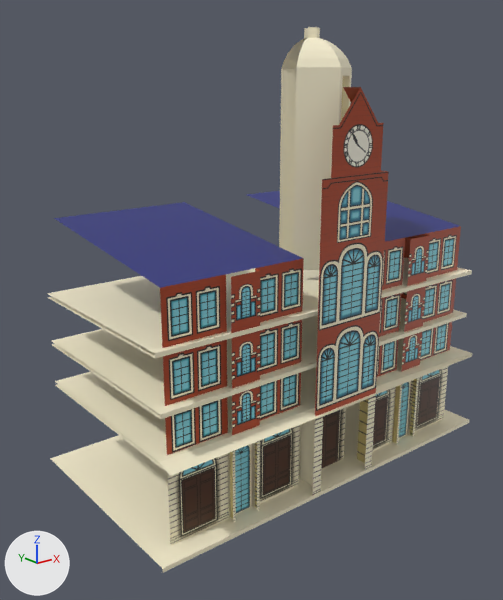
The FBX model Assets/Eric/3D/PostOfficeAdjusted.fbx as it was, and as the next commit left it.
Camera for both pictures: a 50 mm lens placed at (-10.75, -14.95, 9.1), pointed at (-0.61, -2.28, 4.03). Every picture has the same lights, and +X, +Y and +Z are marked at lower left. Where no turn or scale is listed for an object, it has been applied to the vertices.

The first picture shows 'Post office Adjusted'.
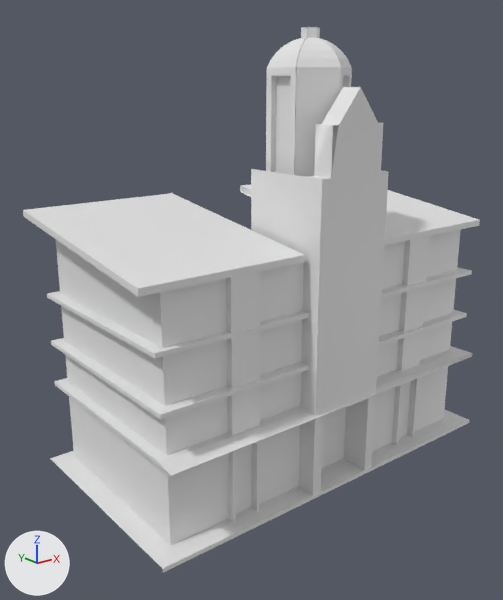
Boxes (x1, y1, x2, y2) around the edits, measured in the pictures (503 x 600 px):
'Post office Adjusted', reshaped (8% wider): before (47, 27, 472, 573); after (23, 27, 480, 573)
part 1 of me_cube_008, added: after (266, 27, 308, 175)
part 2 of me_cube_008, built on: before (54, 125, 459, 288); after (23, 87, 480, 546)
part 3 of me_cube_008, recoloured: (47, 27, 472, 573) in both

What the commit changed:
me_cube_008 is used by ob_post_office_adjusted; location (0.0, 0.0, 0.0).
me_cube_008 had 179 vertices, 115 faces and spanned x -5.0..5.0, y -5.04..0.31, z 0.0..10.18.
me_cube_008 now has 244 vertices, 182 faces and spans x -5.05..5.03, y -5.04..0.36, z 0.0..10.18.
me_cube_008 part 1: a new loose piece of 32 vertices spanning x -0.81..-0.01, y -3.96..-2.57, z 5.15..10.18.
Part 2, on me_cube_008:
6 faces are deleted.
24 vertices are added at x -5.05..5.03, y -4.68..0.36, z 0.02..8.29.
9 new vertices lie (0.0, 0.0, 0.15) away from vertices in x -5.05..5.03, y -4.68..-3.06, z 5.54..5.79.
53 new faces join them.
me_cube_008 part 3: 109 faces spanning x -5.0..5.0, y -5.04..0.31, z 0.0..10.18 switch from mat_material_003 (picture img_postoffice_png) to no material.
